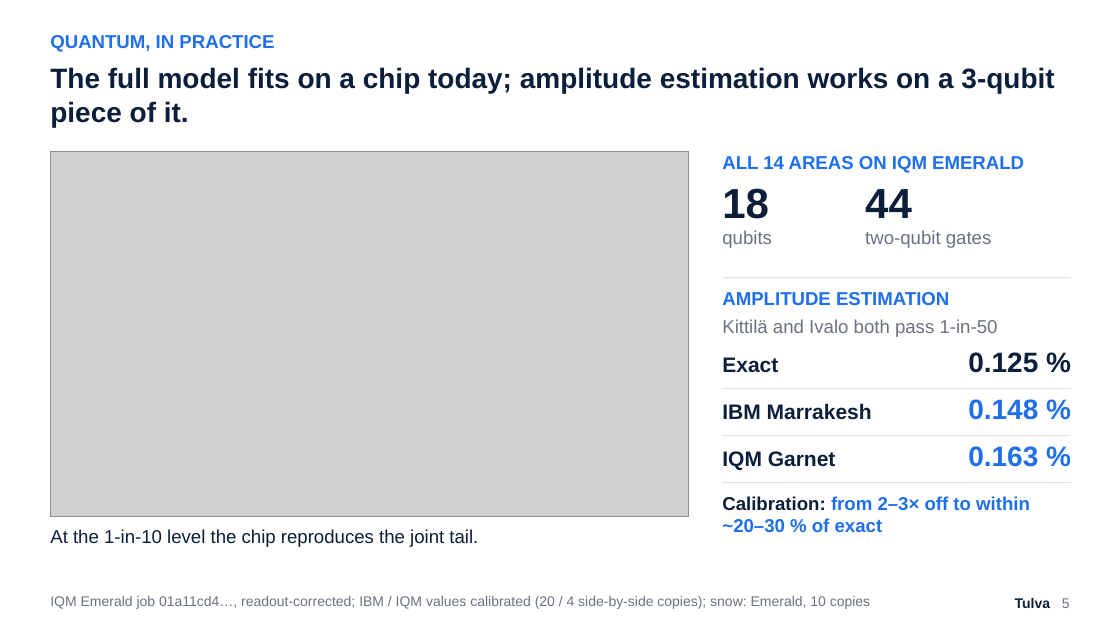
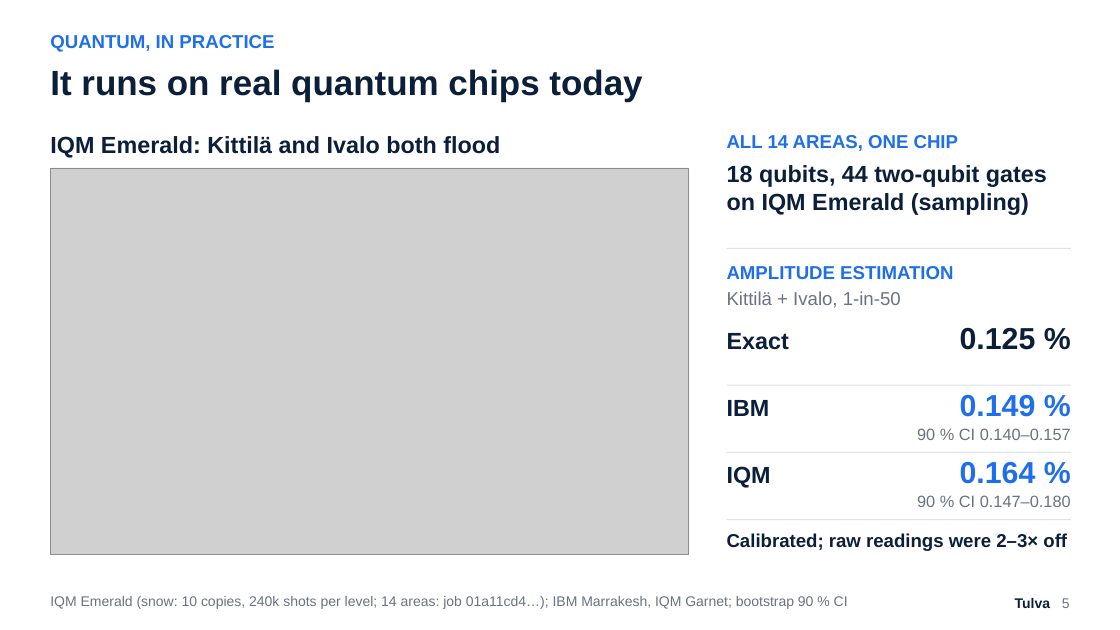
Before and after one commit to Zawaer/tulva, a slide deck: slide 5 of deck/Tulva_QxF2026.pptx. Drawn at 1120x630 pixels with LibreOffice and Linux fonts; fonts in the diff are those of the drawing; grey boxes stand for pictures. Boxes give left, top, right and bottom in pixels: in the first picture for what was removed or moved away, otherwise in the second. Text is boxed around its words. In the diff, an @@ line names an element or a change of style, - is before the commit and + after.

```diff
--- a/deck/Tulva_QxF2026.pptx
+++ b/deck/Tulva_QxF2026.pptx
@@ text at box(50, 69, 642, 102): text changed; size 24 to 30 pt @@
-The full model fits on a chip today; amplitude estimation works on a 3-qubit piece of it.
+It runs on real quantum chips today
@@ text added at box(50, 136, 500, 158), 20 pt, text #0B1F3A, bold @@
+IQM Emerald: Kittilä and Ivalo both flood
@@ text at box(727, 135, 958, 151): text changed @@
-ALL 14 AREAS ON IQM EMERALD
+ALL 14 AREAS, ONE CHIP
@@ picture: place and size @@
-picture at box(50, 151, 689, 517)
+picture at box(50, 168, 689, 555)
@@ text at box(727, 165, 1047, 215): text changed; size 36 to 20 pt @@
-18
+18 qubits, 44 two-qubit gates on IQM Emerald (sampling)
@@ text removed at box(865, 189, 912, 218) @@
-44
@@ text removed at box(722, 230, 772, 248) @@
-qubits
@@ text removed at box(865, 230, 992, 248) @@
-two-qubit gates
@@ text "AMPLITUDE ESTIMATION": place and size @@
-text "AMPLITUDE ESTIMATION" at box(722, 292, 949, 305)
+text "AMPLITUDE ESTIMATION" at box(727, 266, 953, 279)
@@ rectangle: place and size @@
-rectangle at box(723, 277, 1071, 278)
+rectangle at box(727, 248, 1071, 249)
@@ text at box(727, 291, 901, 308): text changed @@
-Kittilä and Ivalo both pass 1-in-50
+Kittilä + Ivalo, 1-in-50
@@ text "Exact": place and size @@
-text "Exact" at box(722, 357, 778, 373)
+text "Exact" at box(727, 333, 789, 350)
@@ text "Exact" at box(727, 333, 789, 350): size 18 to 20 pt @@
@@ text "0.125 %": place and size @@
-text "0.125 %" at box(968, 352, 1038, 373)
+text "0.125 %" at box(960, 328, 1036, 350)
@@ text "0.125 %" at box(960, 328, 1036, 350): size 24 to 26 pt @@
@@ rectangle: place and size @@
-rectangle at box(723, 388, 1071, 389)
+rectangle at box(727, 385, 1071, 386)
@@ text at box(727, 400, 770, 416): text changed; size 18 to 20 pt @@
-IBM Marrakesh
+IBM
@@ text at box(960, 395, 1036, 417): text changed; size 24 to 26 pt @@
-0.148 %
+0.149 %
@@ text added at box(917, 428, 1071, 440), 14 pt, text #6B7280 @@
+90 % CI 0.140–0.157
@@ rectangle: place and size @@
-rectangle at box(723, 435, 1071, 436)
+rectangle at box(727, 452, 1071, 453)
@@ text at box(727, 466, 771, 488): text changed; size 18 to 20 pt @@
-IQM Garnet
+IQM
@@ text at box(960, 462, 1036, 484): text changed; size 24 to 26 pt @@
-0.163 %
+0.164 %
@@ text added at box(917, 495, 1071, 507), 14 pt, text #6B7280 @@
+90 % CI 0.147–0.180
@@ text removed at box(50, 529, 478, 547) @@
-At the 1-in-10 level the chip reproduces the joint tail.
@@ rectangle: place and size @@
-rectangle at box(723, 482, 1071, 483)
+rectangle at box(727, 519, 1071, 520)
@@ text at box(727, 533, 1067, 551): text changed; text colour #1F6FEB to #0B1F3A @@
-Calibration: from 2–3× off to within ~20–30 % of exact
+Calibrated; raw readings were 2–3× off
@@ text at box(50, 596, 848, 609): text changed @@
-IQM Emerald job 01a11cd4…, readout-corrected; IBM / IQM values calibrated (20 / 4 side-by-side copies); snow: Emerald, 10 copies
+IQM Emerald (snow: 10 copies, 240k shots per level; 14 areas: job 01a11cd4…); IBM Marrakesh, IQM Garnet; bootstrap 90 % CI
```
Also in this commit, not shown: 6 other slides changed, 1 slide added, 1 slide removed, 17 other files.
